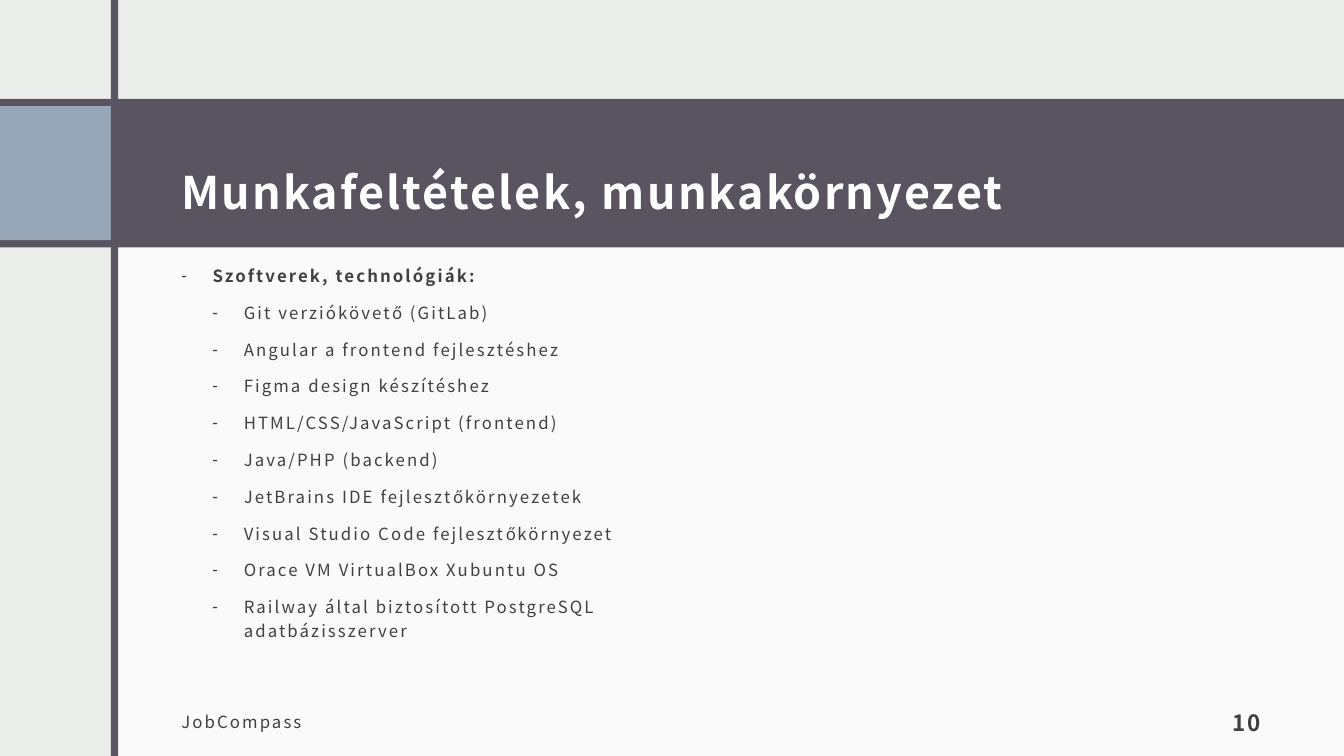
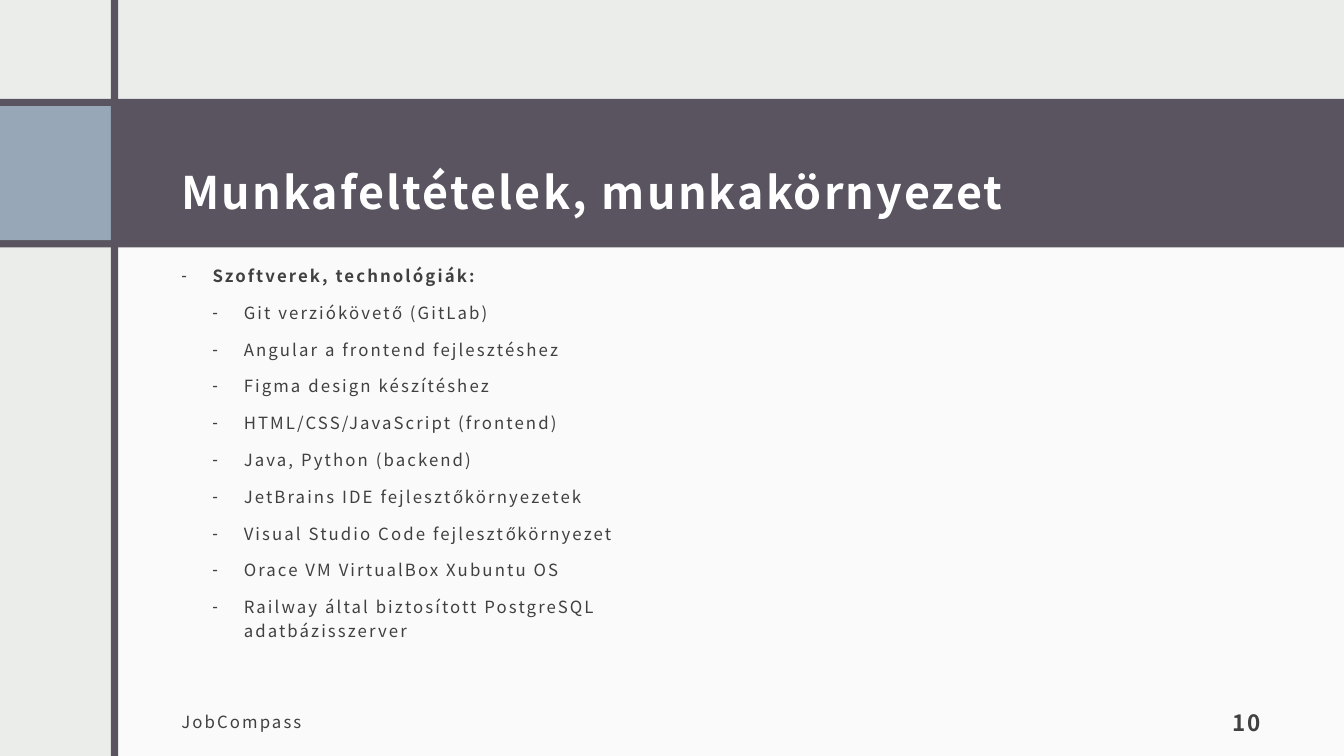
Before and after one commit to zsiza/JobCompass, a slide deck: slide 10 of M1/JobCompassM1.pptx. Drawn at 1344x756 pixels with LibreOffice and Linux fonts; fonts in the diff are those of the drawing. Boxes give left, top, right and bottom in pixels: in the first picture for what was removed or moved away, otherwise in the second. Text is boxed around its words. In the diff, an @@ line names an element or a change of style, - is before the commit and + after.

```diff
--- a/M1/JobCompassM1.pptx
+++ b/M1/JobCompassM1.pptx
@@ text at box(244, 452, 471, 470): text changed @@
-  – Java/PHP (backend)
+  – Java, Python (backend)
```
Also in this commit, not shown: 3 other slides changed, 2 other files.
